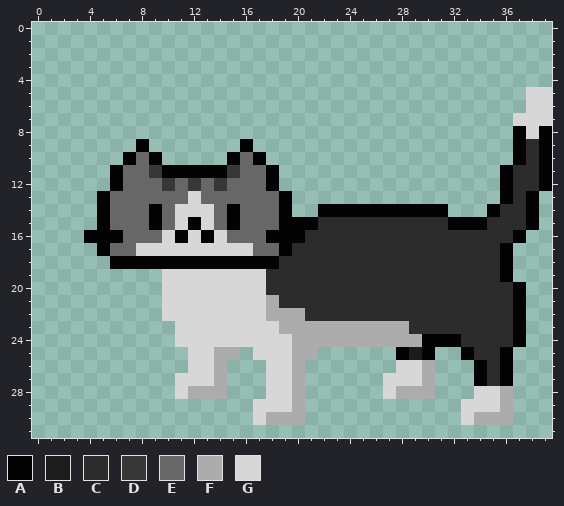
Pixel-art sprite -- sprites/house/cat.png. Above: the version before the commit.
The file is 40x32 pixels. Colours within 5 levels of each other are drawn and written as one.
Palette (. is transparent): A #030303  B #1c1c1c  C #2c2c2c  D #373737  E #676767  F #acacac  G #d7d7d7
Pixels before, first column x 4:
 5 ..................................GG
 6 ..................................GG
 7 .................................GGG
 8 .................................AGA
 9 ....A.......A....................ACA
10 ...AEA.....AEA...................ACA
11 ..AEEDAAAAADEEA.................ACCA
12 ..AEEEDEDEDEEEA.................ACCA
13 .AEEEEEEGEEEEEEA................ACA.
14 .AEEEAEGGGEAEEEA..AAAAAAAAAA...ACCA.
15 .AEEEAEGAGEAEEEAAACCCCCCCCCCAAACCCA.
16 AAAEEEGAGAGEEEAAACCCCCCCCCCCCCCCCA..
17 .AEEGGGGGGGGGEEACCCCCCCCCCCCCCCCA...
18 ..AAAAAAAAAAAAACCCCCCCCCCCCCCCCCA...
19 ......GGGGGGGGCCCCCCCCCCCCCCCCCCA...
20 ......GGGGGGGGCCCCCCCCCCCCCCCCCCCA..
21 ......GGGGGGGGFCCCCCCCCCCCCCCCCCCA..
22 ......GGGGGGGGFFFCCCCCCCCCCCCCCCCA..
23 .......GGGGGGGGFFFFFFFFFFCCCCCCCCA..
24 .......GGGGGGGGGFFFFFFFFFFAAACCCCA..
25 ........GGFF.GGGFF......ABA..ACCA...
26 ........GGF...GGF.......GGF...ACA...
27 .......GGGF...GGF......GGGF...ACA...
28 .......GFFF...GGF......GFFF...GGF...
29 .............GGGF............GGGF...
30 .............GFFF............GFFF...
The result:
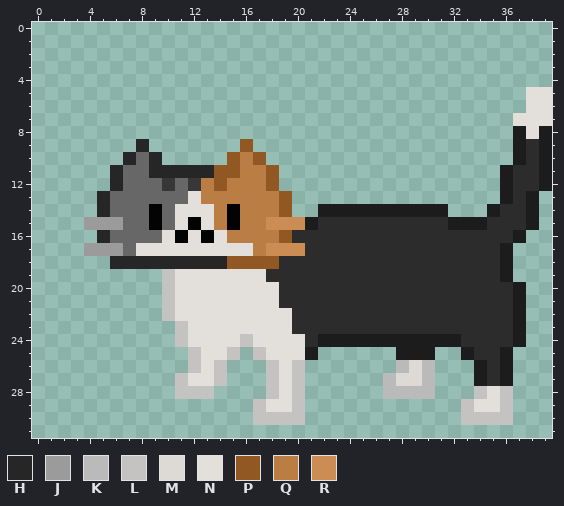
Colours new in this view: H #262626  J #9b9b9b  K #bababa  L #c4c3c2  M #dddad6  N #e3dfda  P #915824  Q #ba7d43  R #cb8d53
Difference:
Changed rows in their new state; - is an unchanged pixel.
first column x 4:
 5 ----------------------------------NN
 6 ----------------------------------NN
 7 ---------------------------------NNN
 8 ---------------------------------BNB
 9 ----H-------P--------------------B-B
10 ---H-H-----PQP-------------------B-B
11 --H--HHHHHPPQQP-----------------B--B
12 --H------QPQQQP-----------------B--B
13 -H------NQQQQQQP----------------B-B-
14 -H-----NNNQ-QQQP--BBBBBBBBBB---B--B-
15 JJJ----N-NQ-QQRRRB----------BBB---B-
16 .HE---N-N-NQQQQPC----------------B--
17 JJJ-NNNNNNNNNQRRR---------------B---
18 --HHHHHHHHHPPPP-----------------B---
19 ------LNNNNNNN------------------B---
20 ------LNNNNNNNN------------------B--
21 ------LNNNNNNNN------------------B--
22 ------LNNNNNNNNNC----------------B--
23 -------LNNNNNNNNCCCCCCCCC--------B--
24 -------LNNNNLNNNNCBBBBBBBBBBB----B--
25 --------LNNL-LNNNB------B-B--B--B---
26 --------LNL---LNL-------KMK---B-B---
27 -------LNNL---LNL------KMMK---B-B---
28 -------LLL.---LNL------KKKK---LNL---
29 -------------LNNL------------LNNL---
30 -------------LLLL------------LLLL---
Where, in picture pixels (left, top, right, bottom), the same in both pictures:
changed: (84, 87, 552, 425)
